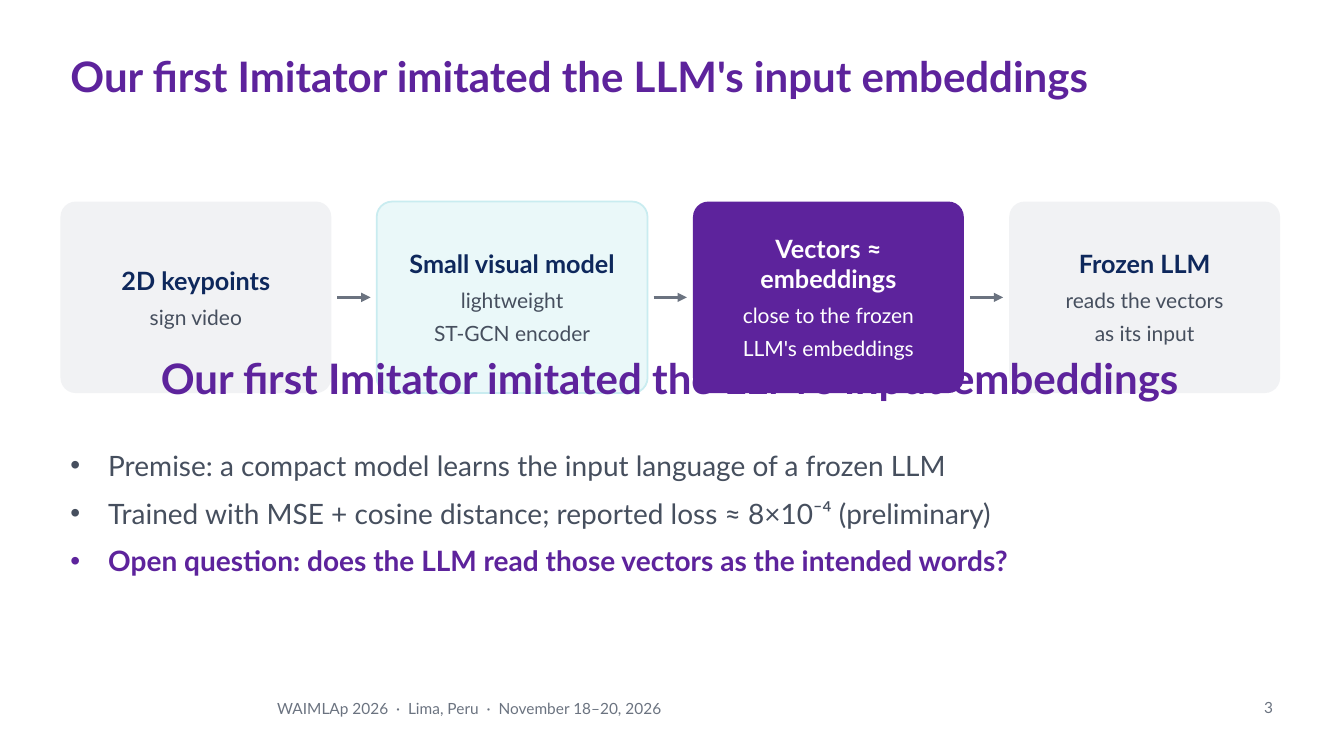
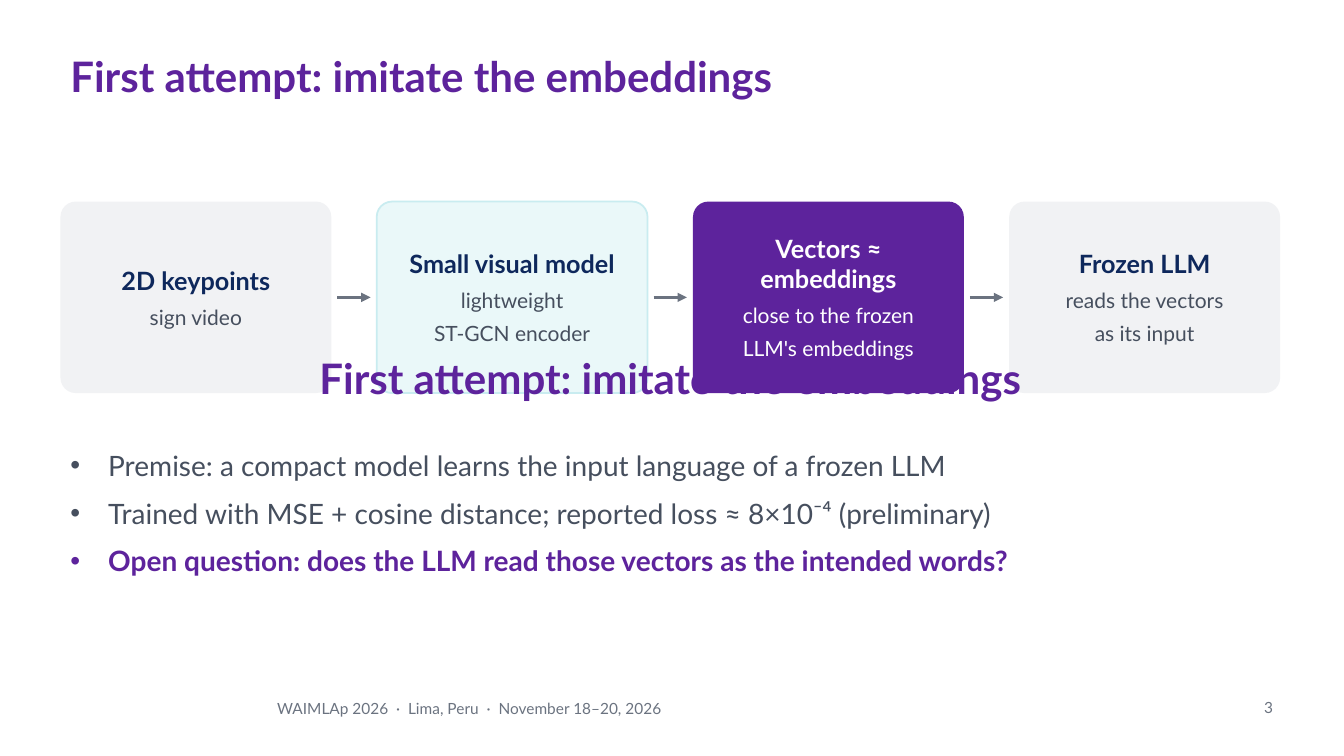
Before and after one commit to Percep3/Imitator, a slide deck: slide 3 of presentation/waimlap2026/imitator_waimlap2026.pptx. Drawn at 1344x756 pixels with LibreOffice and Linux fonts; fonts in the diff are those of the drawing; background and template pictures are left out. Boxes give left, top, right and bottom in pixels: in the first picture for what was removed or moved away, otherwise in the second. Text is boxed around its words. In the diff, an @@ line names an element or a change of style, - is before the commit and + after.

Commit message:
Tell the original Imitator story in the WAIMLAp talk

```diff
--- a/presentation/waimlap2026/imitator_waimlap2026.pptx
+++ b/presentation/waimlap2026/imitator_waimlap2026.pptx
@@ title at (x1=70, y1=60, x2=772, y2=100): text changed @@
-Our first Imitator imitated the LLM's input embeddings
+First attempt: imitate the embeddings
@@ text at (x1=319, y1=358, x2=1021, y2=402): text changed @@
-Our first Imitator imitated the LLM's input embeddings
+First attempt: imitate the embeddings
```
Also in this commit, not shown: 5 other slides changed, 1 slide added, 1 slide removed, 3 other files.
